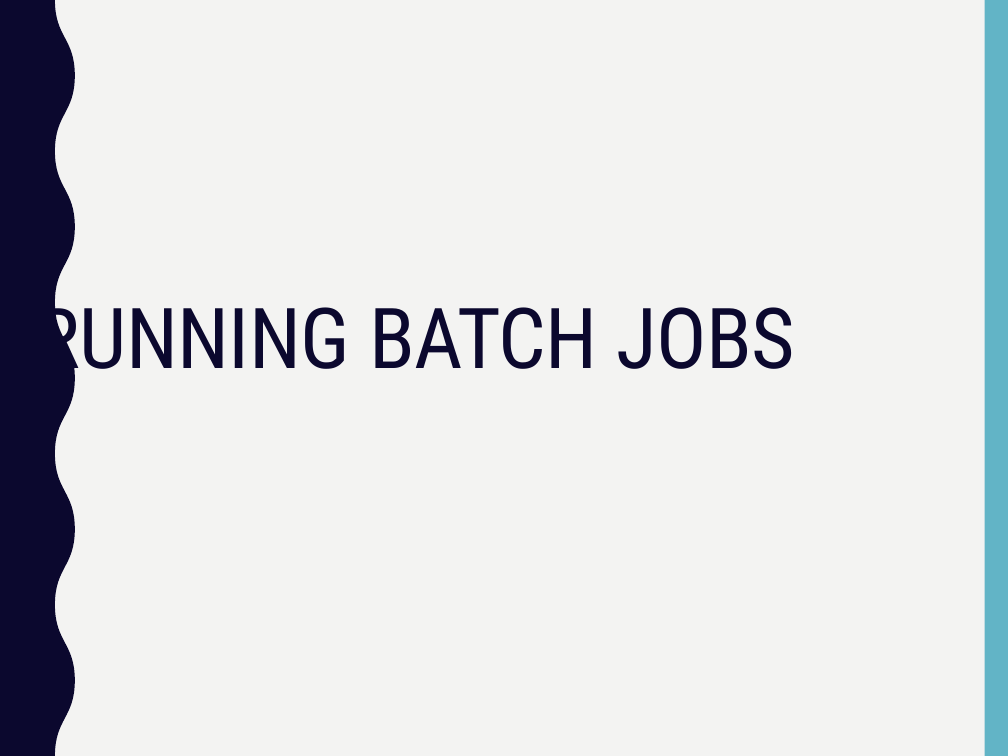
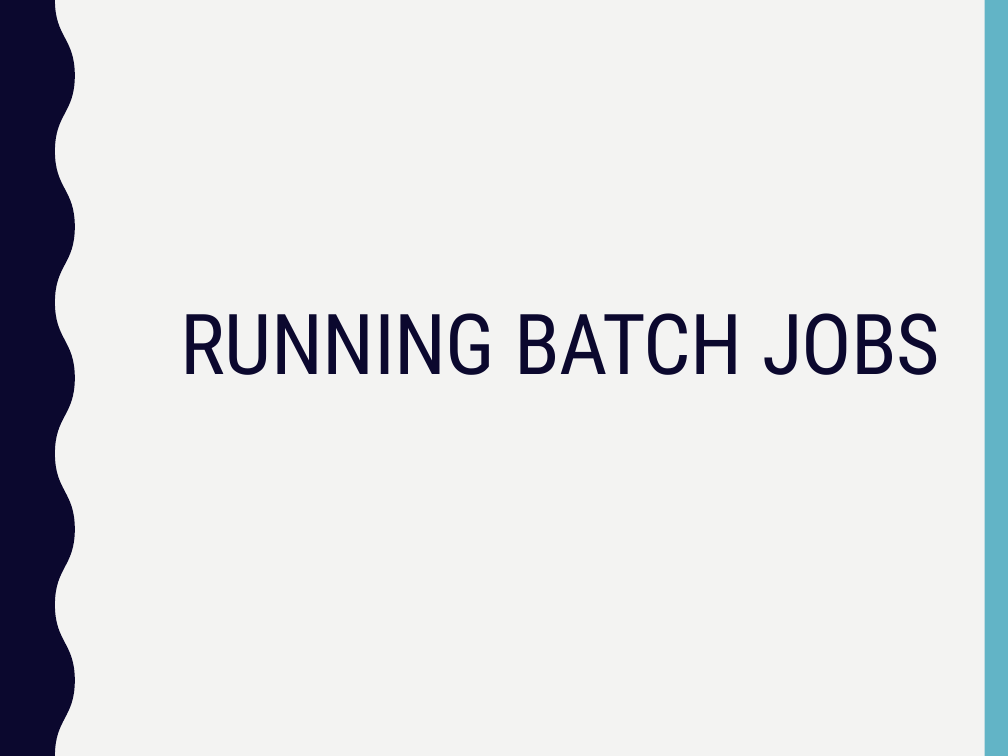
Before and after one commit to PRodriguez19/Intro-to-rnaseq, a slide deck: slide 42 of lectures/Lecture5-MMG232.pptx (slide 34 before the commit). Drawn at 1008x756 pixels with LibreOffice and Linux fonts; fonts in the diff are those of the drawing. Boxes give left, top, right and bottom in pixels: in the first picture for what was removed or moved away, otherwise in the second. Text is boxed around its words. In the diff, an @@ line names an element or a change of style, - is before the commit and + after.

```diff
--- a/lectures/Lecture5-MMG232.pptx
+++ b/lectures/Lecture5-MMG232.pptx
@@ title "RUNNING BATCH JOBS" rewrapped from (36, 292, 795, 389) to (181, 313, 940, 375) @@
```
Also in this commit, not shown: 8 other slides changed, 14 slides added, 6 slides removed, 1 other file.
